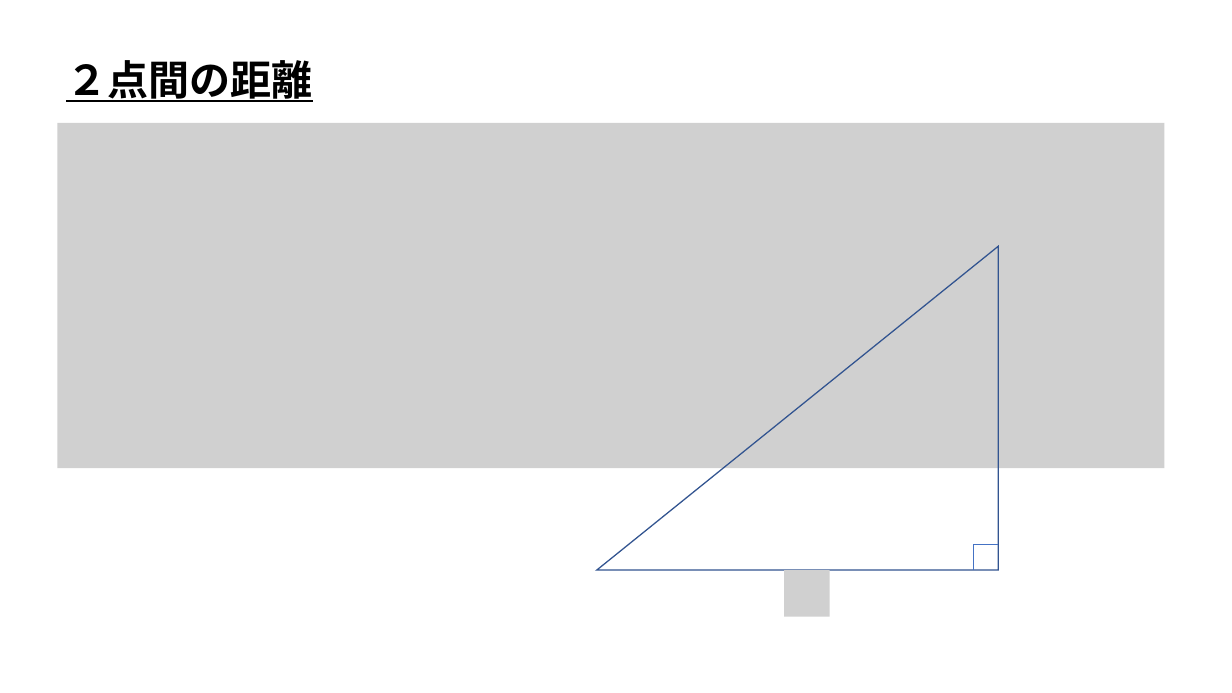
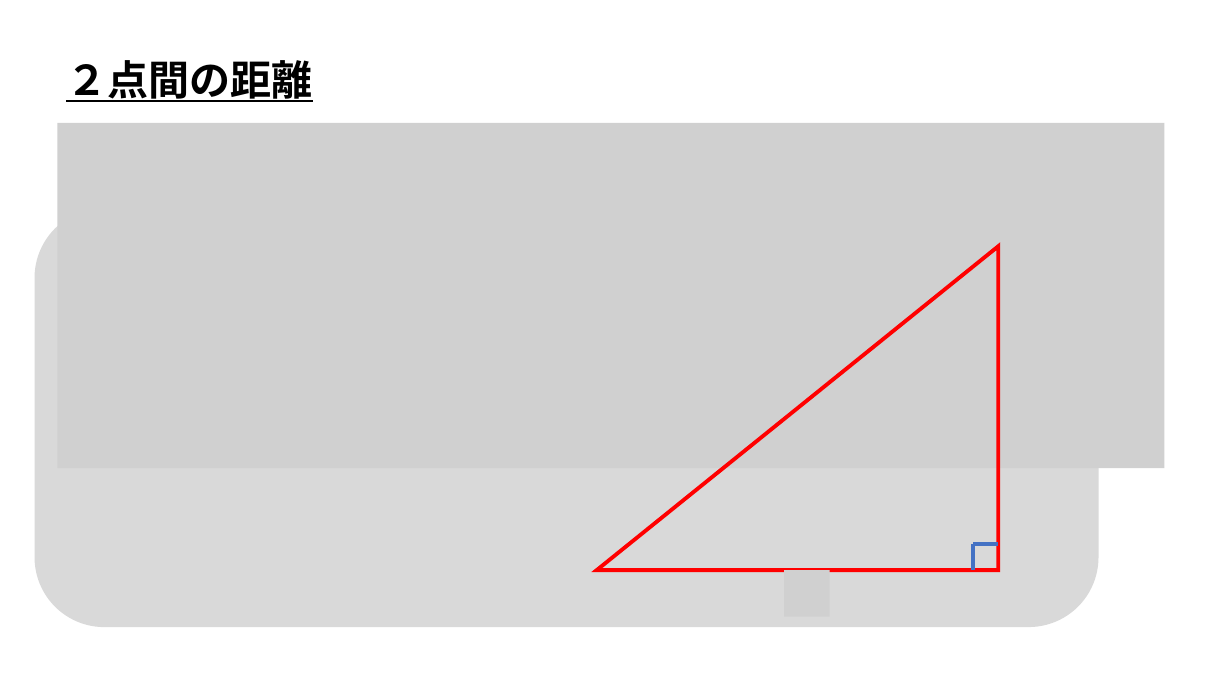
Before and after one commit to ArakiYusuke-Ohara/Textbook, a slide deck: slide 1 of ゲーム科1年/00_前期/ゲームプログラミングⅢ/ゲーム数学/座学/04_2点間の距離.pptx. Drawn at 1232x693 pixels with LibreOffice and Linux fonts; fonts in the diff are those of the drawing; grey boxes stand for pictures. Boxes give left, top, right and bottom in pixels: in the first picture for what was removed or moved away, otherwise in the second. Text is boxed around its words. In the diff, an @@ line names an element or a change of style, - is before the commit and + after.

```diff
--- a/ゲーム科1年/00_前期/ゲームプログラミングⅢ/ゲーム数学/座学/04_2点間の距離.pptx
+++ b/ゲーム科1年/00_前期/ゲームプログラミングⅢ/ゲーム数学/座学/04_2点間の距離.pptx
@@ rounded rectangle added at (34,208,1099,628), fill #D9D9D9 @@
@@ right triangle at (597,246,999,570): outline #325491 1 pt to #FF0000 3 pt @@
@@ line (973, 544) - (973, 570): stroke #4472C4 0.5 pt to #4472C4 3 pt @@
@@ line (998, 544) - (973, 544): stroke #4472C4 0.5 pt to #4472C4 3 pt @@
```
Also in this commit, not shown: 2 other slides changed, 1 other file.
